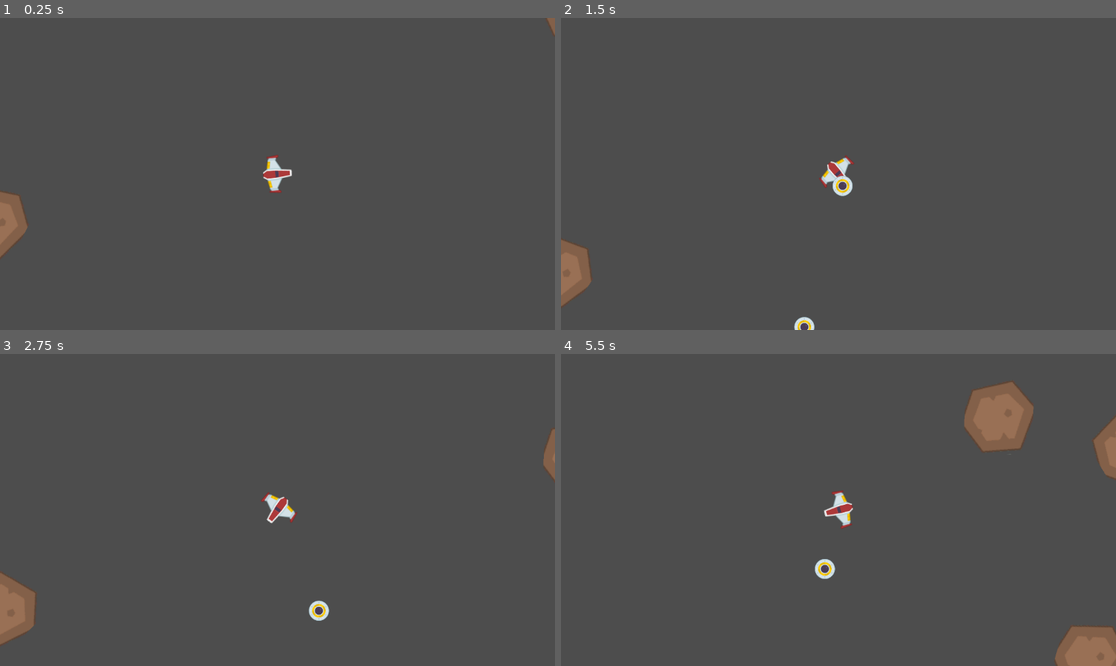
Above: before the commit, frames 1-4 (two rows, left to right).
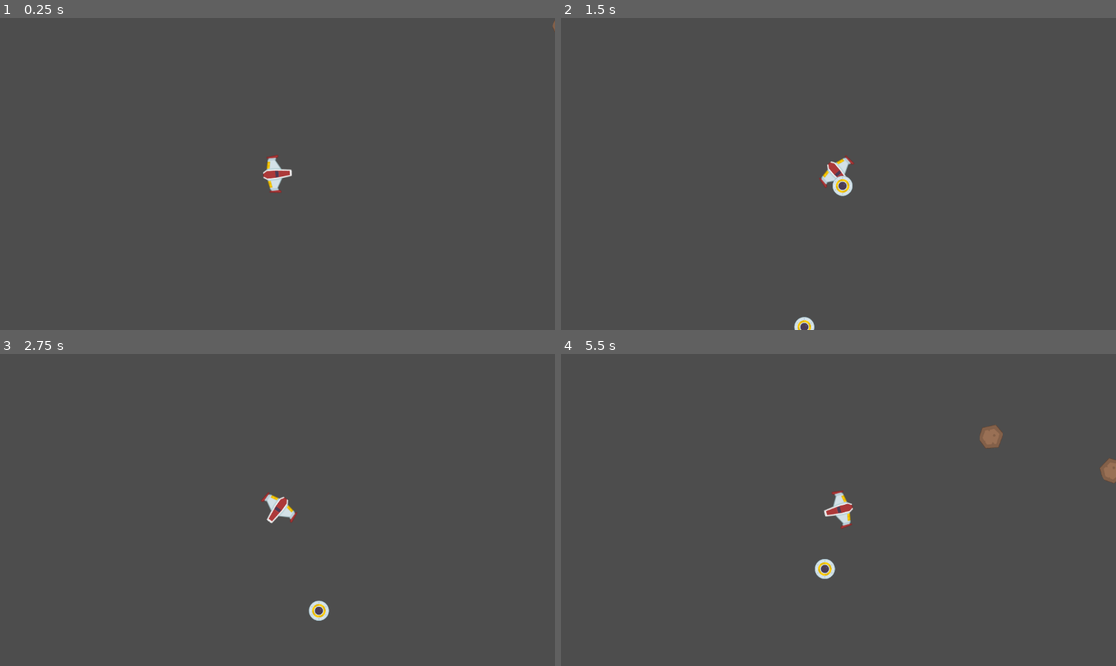
Above: after the commit, the same moments.

Repository: game-dev-besties/chicken-game
Game: Godot game, scene res://scenes/game.tscn
Same seed, same stepped clock (60 frames per second), same inputs: the game is played once before the commit and once after it.
Inputs (mouse positions are in pixels of both pictures, inside the frame that each line leads up to):
- Up to frame 1 (0.25 s): no input
- Up to frame 2 (1.5 s): move the mouse to (960, 158) at 0.52 s; click (960, 158) at 0.6 s; move the mouse to (727, 189) at 1.27 s; click (727, 189) at 1.35 s
- Up to frame 3 (2.75 s): move the mouse to (333, 441) at 2.02 s; click (333, 441) at 2.1 s
- Up to frame 4 (5.5 s): move the mouse to (810, 572) at 2.77 s; click (810, 572) at 2.85 s; move the mouse to (1005, 556) at 3.52 s; click (1005, 556) at 3.6 s; move the mouse to (672, 463) at 4.27 s; click (672, 463) at 4.35 s; move the mouse to (866, 510) at 5.02 s; click (866, 510) at 5.1 s

The runs differ from the first frame. In frame 1, 0.8% of the frame differs, in the area x 0-100%, y 0-78%; in frame 2, 0.9%; in frame 3, 1.3%; in frame 4, 3.6%, in the area x 72-100%, y 8-100%.

Commit message:
debug messages for broken asteroid despawns

Diff:
--- a/scenes/game.tscn
+++ b/scenes/game.tscn
@@ -10,7 +10,6 @@
 
 [node name="Chicken" parent="." instance=ExtResource("2_scccs")]
 
-[node name="AsteroidSpawning" parent="Chicken" instance=ExtResource("1_tpe1c")]
-position = Vector2(11, -64)
+[node name="AsteroidSpawning2" parent="Chicken" instance=ExtResource("1_tpe1c")]
 
 [node name="OffScreenMarker" parent="." instance=ExtResource("3_c4we2")]
--- /dev/null
+++ b/scenes/hud.tscn
@@ -0,0 +1,26 @@
+[gd_scene load_steps=4 format=3 uid="uid://dhhp818y48k44"]
+
+[ext_resource type="Texture2D" path="res://assets/healthbarUnder.png" id="1_rjp85"]
+[ext_resource type="Texture2D" path="res://assets/healthbarProgress.png" id="2_ddlxj"]
+[ext_resource type="Script" path="res://scripts/Oxygen.gd" id="3_m2phq"]
+
+[node name="HUD" type="CanvasLayer"]
+
+[node name="Oxygen2" type="TextureProgressBar" parent="."]
+anchors_preset = 1
+anchor_left = 1.0
+anchor_right = 1.0
+offset_left = -90.0
+offset_top = 26.0
+offset_right = -26.0
+offset_bottom = 66.0
+grow_horizontal = 0
+value = 60.0
+texture_under = ExtResource("1_rjp85")
+texture_progress = ExtResource("2_ddlxj")
+script = ExtResource("3_m2phq")
+
+[node name="Timer" type="Timer" parent="Oxygen2"]
+autostart = true
+
+[connection signal="timeout" from="Oxygen2/Timer" to="Oxygen2" method="_on_timer_timeout"]
--- a/scripts/AsteroidSpawner.gd
+++ b/scripts/AsteroidSpawner.gd
@@ -50,6 +50,7 @@
 
 
 func _on_asteroid_live_zone_body_exited(body: Node2D):
+	print("remove") #print to see if it is despawning asteroids
 	num_asteroids -= 1
 	body.queue_free()
 
@@ -57,7 +58,10 @@
 	for asteroid in asteroids.get_children():
 		asteroid.scale = Vector2(1.0 / Global.scale, 1.0 / Global.scale)
 		#create new collision shape of correct size
+		var collision_shape = asteroid.get_node("CollisionShape2D")
 		var shape = CircleShape2D.new()
 		shape.radius = 40/Global.scale
-		var collision_shape = asteroid.get_node("CollisionShape2D")
 		collision_shape.shape = shape
+		#STEPHEN, PROBLEM IS HERE.
+		#i have two theories, 1. this code messes with the astroid live box node
+		#2. the collisions for each individual asteroid is messed up and cannot detect if it is touching the live box
--- a/scripts/global.gd
+++ b/scripts/global.gd
@@ -10,4 +10,4 @@
 #func _process(delta):
 	#pass
 
-var scale = 0.5
+var scale = 1.5
